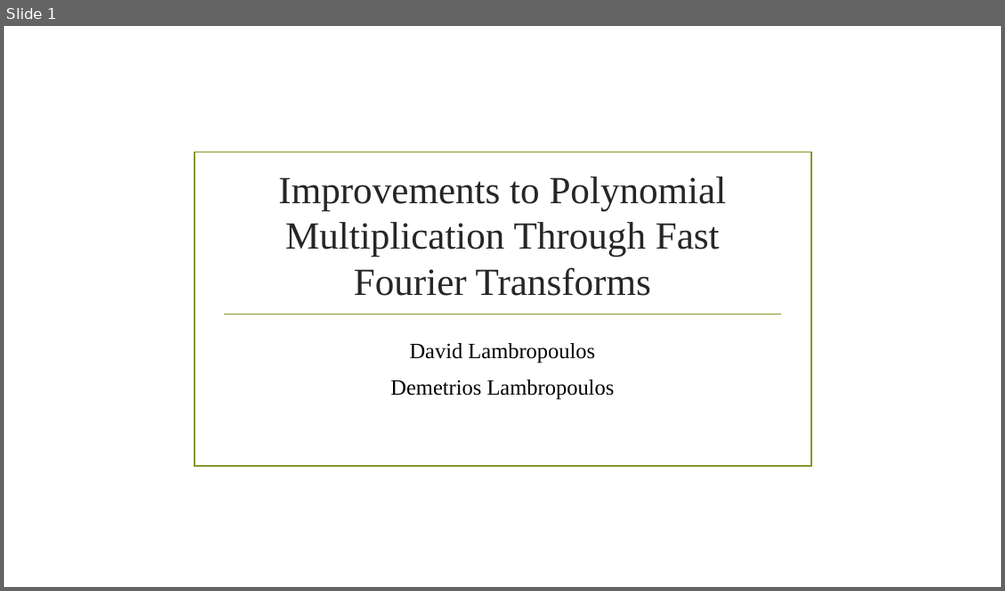
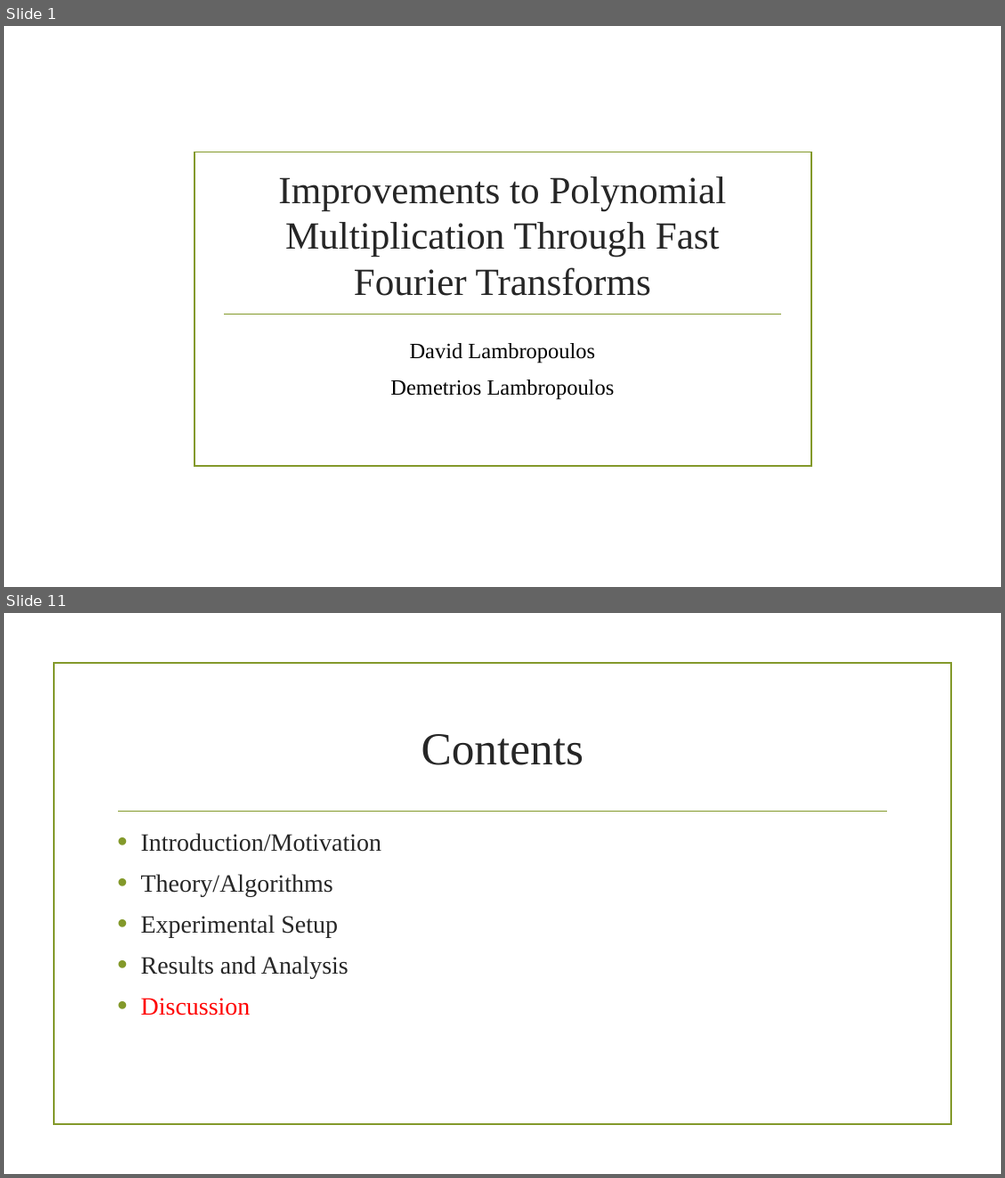
Before and after one commit to david-lambropoulos-91/FFT-Polynomial-Multiplication, a slide deck: Presentation/Improvements to Polynomial Multiplication Through Fast Fourier Transforms.pptx. Shown one above the other, each under a label of ours: slide 1 before the commit, slides 1 and 11 after it; the slides between them are not shown. The pictures are 1005x591 and 1005x1178 pixels, drawn with LibreOffice and Linux fonts; fonts in the diff are those of the drawing; background and template pictures are left out. Boxes give left, top, right and bottom in pixels: in the first picture for what was removed or moved away, otherwise in the second. Text is boxed around its words. In the diff, an @@ line names an element or a change of style, - is before the commit and + after.

```diff
--- a/Presentation/Improvements to Polynomial Multiplication Through Fast Fourier Transforms.pptx
+++ b/Presentation/Improvements to Polynomial Multiplication Through Fast Fourier Transforms.pptx
@@ slide 11 added at bbox=[4, 613, 1001, 1174], background picture (left out) @@
@@ rectangle added at bbox=[53, 663, 951, 1125], outline #83992A 1.25 pt @@
@@ title added at bbox=[421, 734, 583, 765], 44 pt, text #262626 @@
+Contents
@@ line added from (119, 811) to (887, 811), #83992A 1.25 pt @@
@@ text added at bbox=[141, 833, 381, 1015], 24 pt, text #262626 @@
+• Introduction/Motivation
+• Theory/Algorithms
+• Experimental Setup
+• Results and Analysis
+• Discussion
```
Also in this commit, not shown: 10 other slides added, 1 slide removed.
